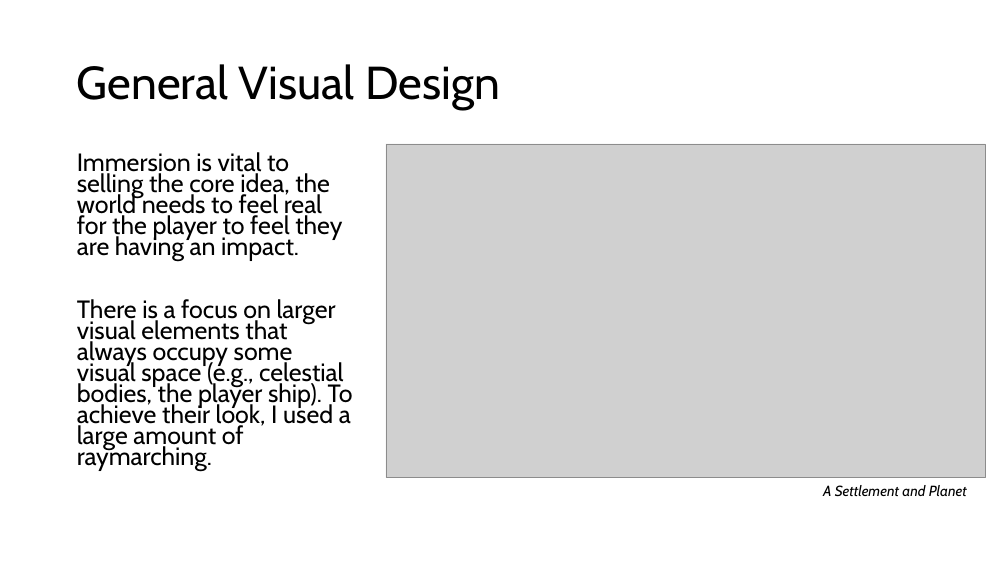
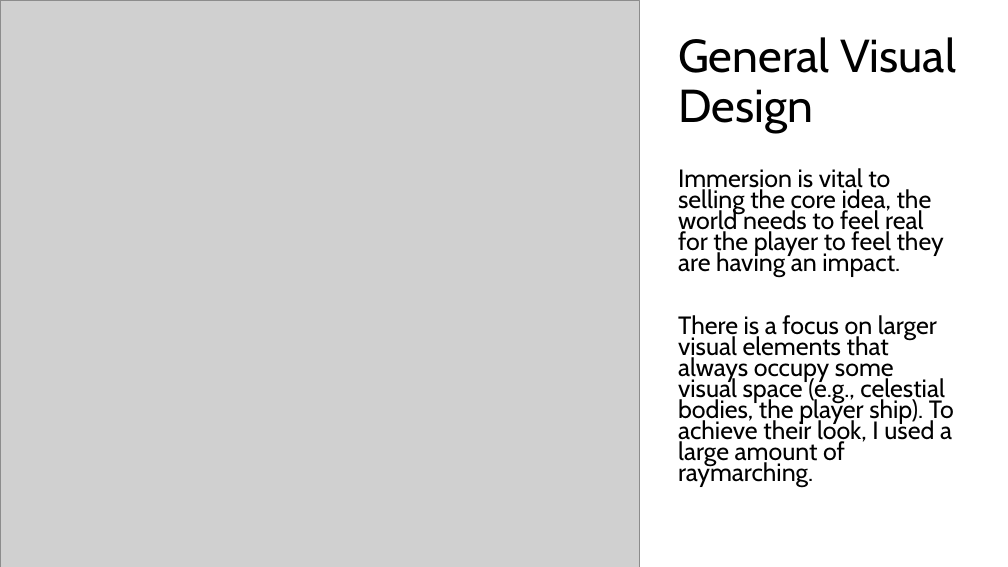
Before and after one commit to AlexanderNoles/FinalYearProject, a slide deck: slide 11 of Writing/FYP-Presentation.pptx. Drawn at 1008x567 pixels with LibreOffice and Linux fonts; fonts in the diff are those of the drawing; grey boxes stand for pictures. Boxes give left, top, right and bottom in pixels: in the first picture for what was removed or moved away, otherwise in the second. Text is boxed around its words. In the diff, an @@ line names an element or a change of style, - is before the commit and + after.

Commit message:
Added some more images to presentation

```diff
--- a/Writing/FYP-Presentation.pptx
+++ b/Writing/FYP-Presentation.pptx
@@ picture: place and size @@
-picture at [386, 144, 986, 478]
+picture at [0, 0, 640, 567]
@@ title "General Visual Design" rewrapped from [77, 64, 500, 110] to [678, 37, 956, 133] @@
@@ text "Immersion is vital to selling ...": place and size @@
-text "Immersion is vital to selling ..." at [77, 152, 353, 471]
+text "Immersion is vital to selling ..." at [678, 168, 954, 487]
@@ text removed at [823, 485, 967, 497] @@
-A Settlement and Planet
```
Also in this commit, not shown: 3 other slides changed.
